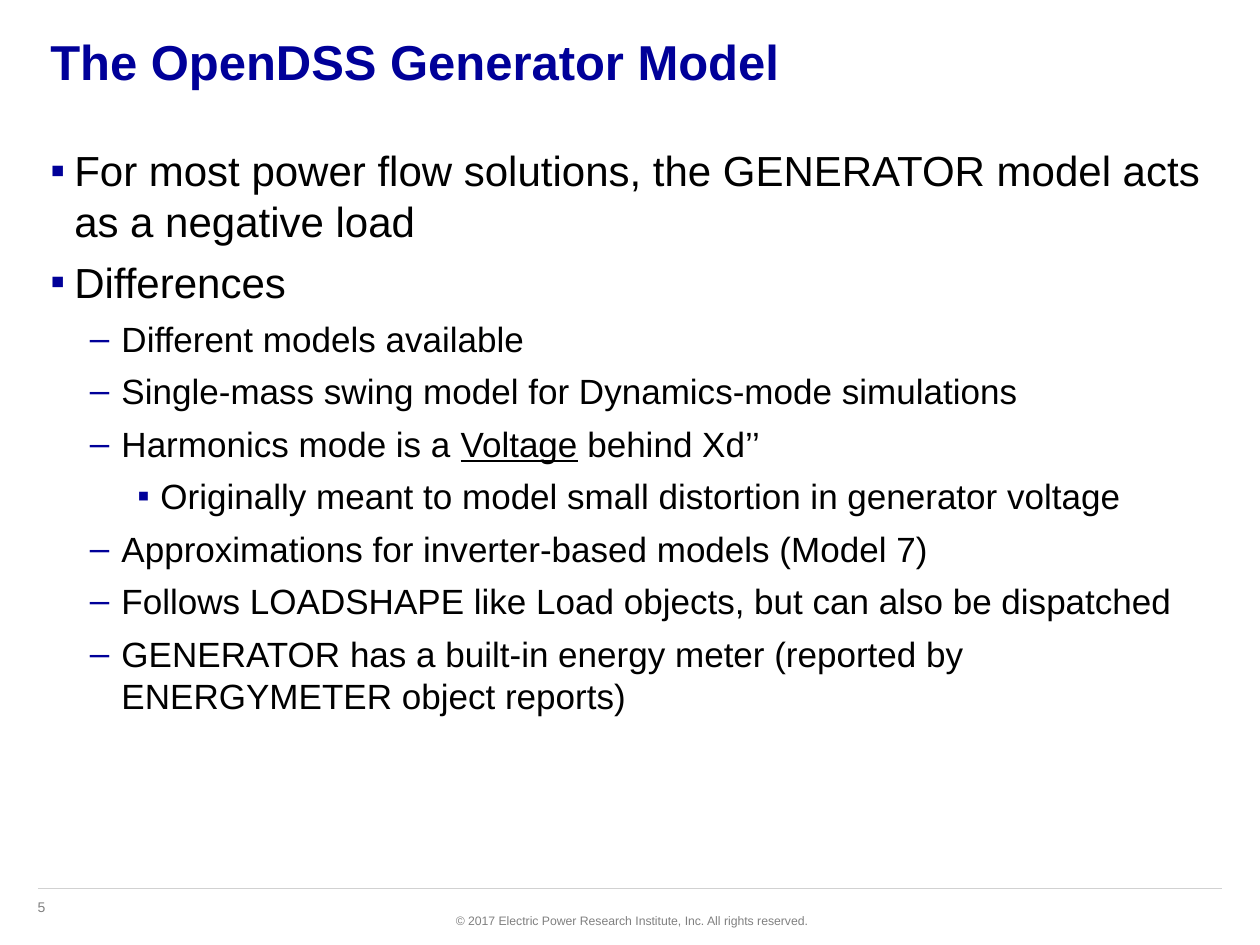
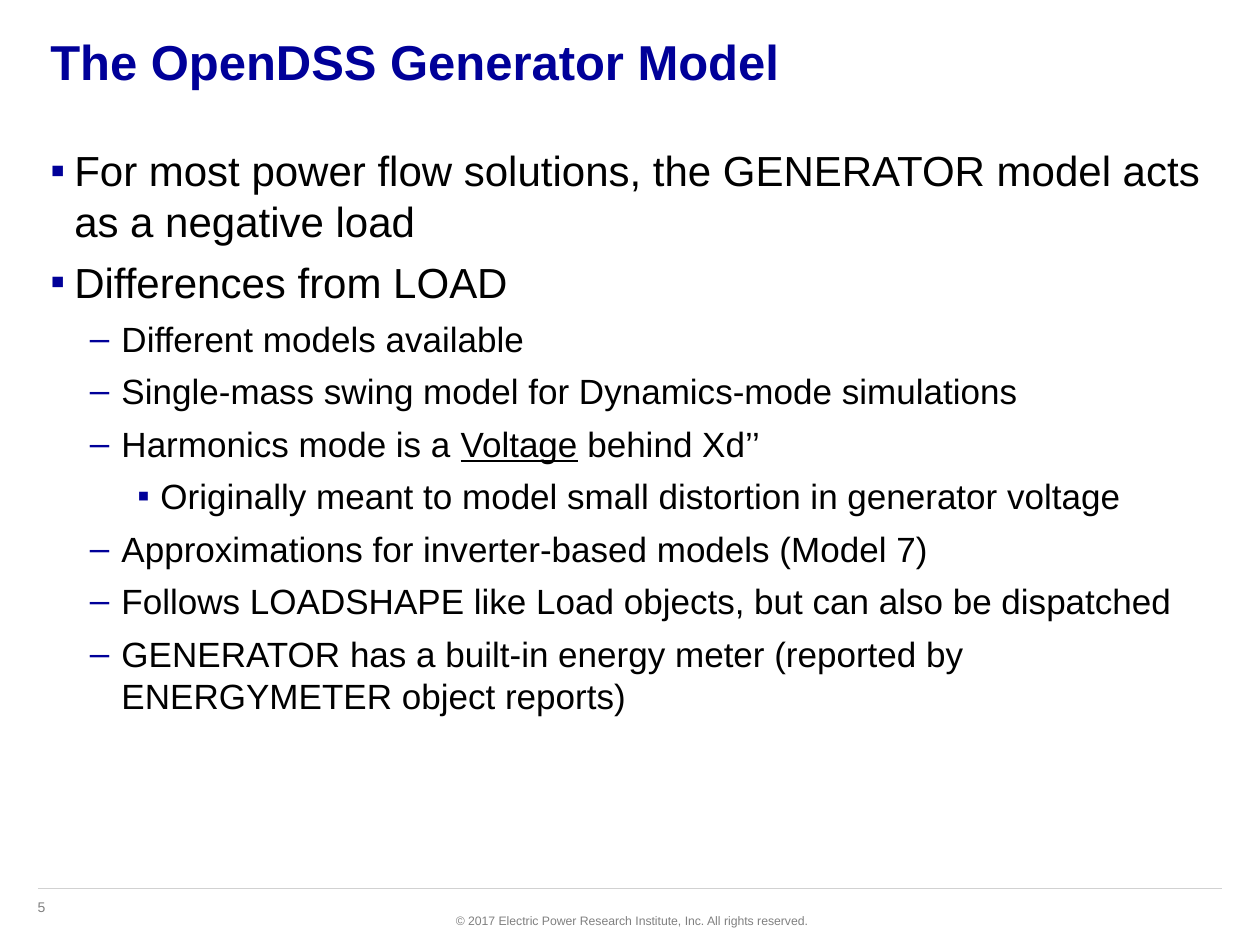
Before and after one commit to dss-extensions/opendss-svn-mirror, a slide deck: slide 5 of trunk/Training/GAPQ2017/PPT/14 Generator Model.pptx. Drawn at 1260x945 pixels with LibreOffice and Linux fonts; fonts in the diff are those of the drawing; background and template pictures are left out. Boxes give left, top, right and bottom in pixels: in the first picture for what was removed or moved away, otherwise in the second. Text is boxed around its words. In the diff, an @@ line names an element or a change of style, - is before the commit and + after.

```diff
--- a/trunk/Training/GAPQ2017/PPT/14 Generator Model.pptx
+++ b/trunk/Training/GAPQ2017/PPT/14 Generator Model.pptx
@@ text at [74,267,507,299]: text changed @@
-▪ Differences
+▪ Differences from LOAD
```
Also in this commit, not shown: 2 other slides changed, 4 other files.
